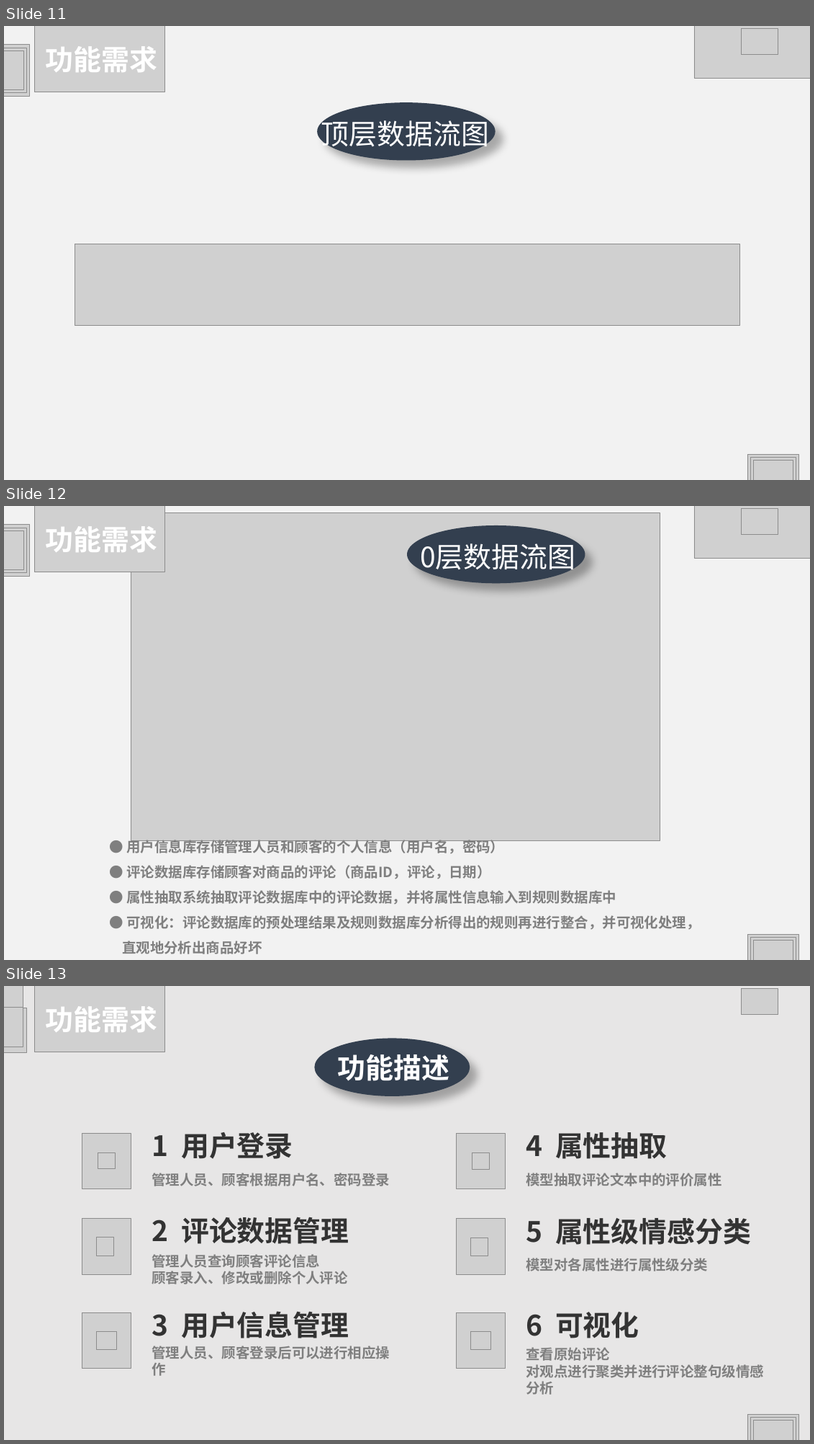
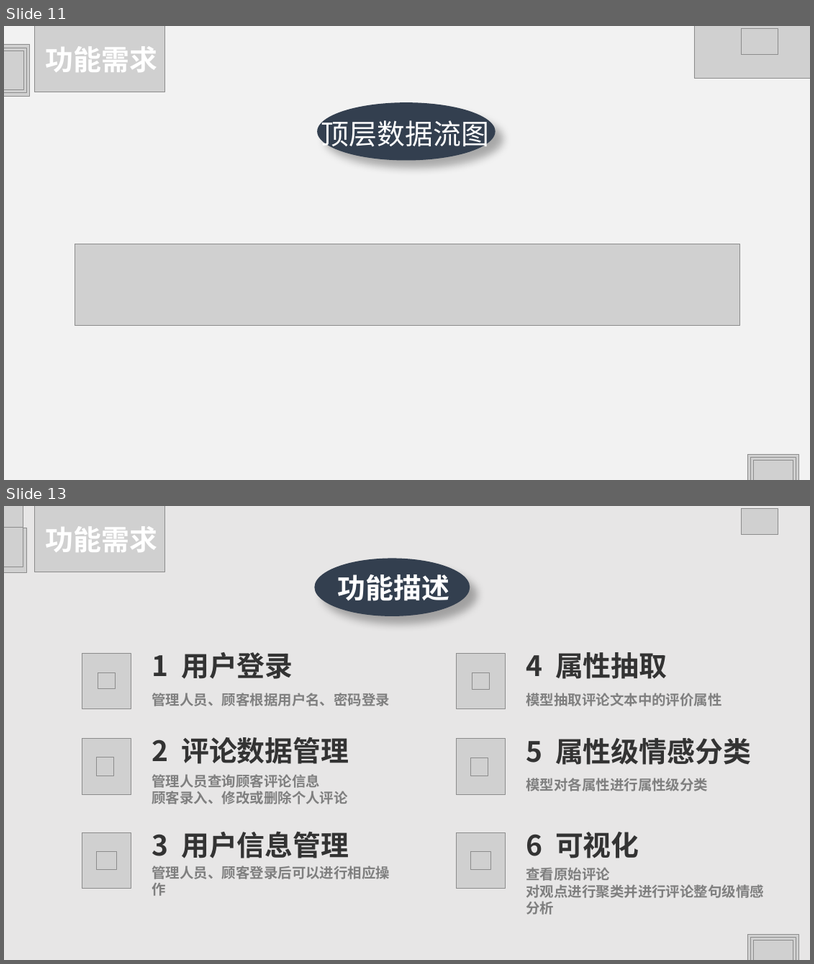
Before and after one commit to HJHGJGHHG/Sentiment-Analysis-System, a slide deck: PPT.pptx. Shown one above the other, each under a label of ours: slides 11, 12 and 13 before the commit, slides 11 and 13 after it; the slides between them are not shown. The pictures are 814x1444 and 814x964 pixels, drawn with LibreOffice and Linux fonts; fonts in the diff are those of the drawing; grey boxes stand for pictures. Boxes give left, top, right and bottom in pixels: in the first picture for what was removed or moved away, otherwise in the second. Text is boxed around its words. In the diff, an @@ line names an element or a change of style, - is before the commit and + after.

Commit message:
更新数据流图与数据字典

```diff
--- a/PPT.pptx
+++ b/PPT.pptx
@@ slide 12 removed at bbox=[4, 506, 810, 960], background #F2F2F2 @@
@@ picture removed at bbox=[4, 525, 30, 576] @@
@@ picture removed at bbox=[35, 506, 165, 572] @@
@@ text removed at bbox=[45, 526, 157, 552] @@
-功能需求
@@ picture removed at bbox=[131, 512, 660, 840] @@
@@ ellipse removed at bbox=[407, 525, 585, 583] @@
@@ picture removed at bbox=[694, 506, 810, 558] @@
@@ picture removed at bbox=[741, 509, 778, 534] @@
@@ picture removed at bbox=[4, 528, 26, 572] @@
@@ picture removed at bbox=[4, 530, 23, 569] @@
@@ text removed at bbox=[420, 539, 576, 575] @@
-0层数据流图
@@ text removed at bbox=[122, 837, 700, 954] @@
-● 用户信息库存储管理人员和顾客的个人信息（用户名，密码）
-● 评论数据库存储顾客对商品的评论（商品ID，评论，日期）
-● 属性抽取系统抽取评论数据库中的评论数据，并将属性信息输入到规则数据库中
-● 可视化：评论数据库的预处理结果及规则数据库分析得出的规则再进行整合，并可视化处理，
-直观地分析出商品好坏
@@ picture removed at bbox=[748, 934, 799, 960] @@
@@ picture removed at bbox=[751, 937, 796, 960] @@
@@ picture removed at bbox=[754, 940, 793, 960] @@
```
Also in this commit, not shown: 1 slide added, 15 other files.
